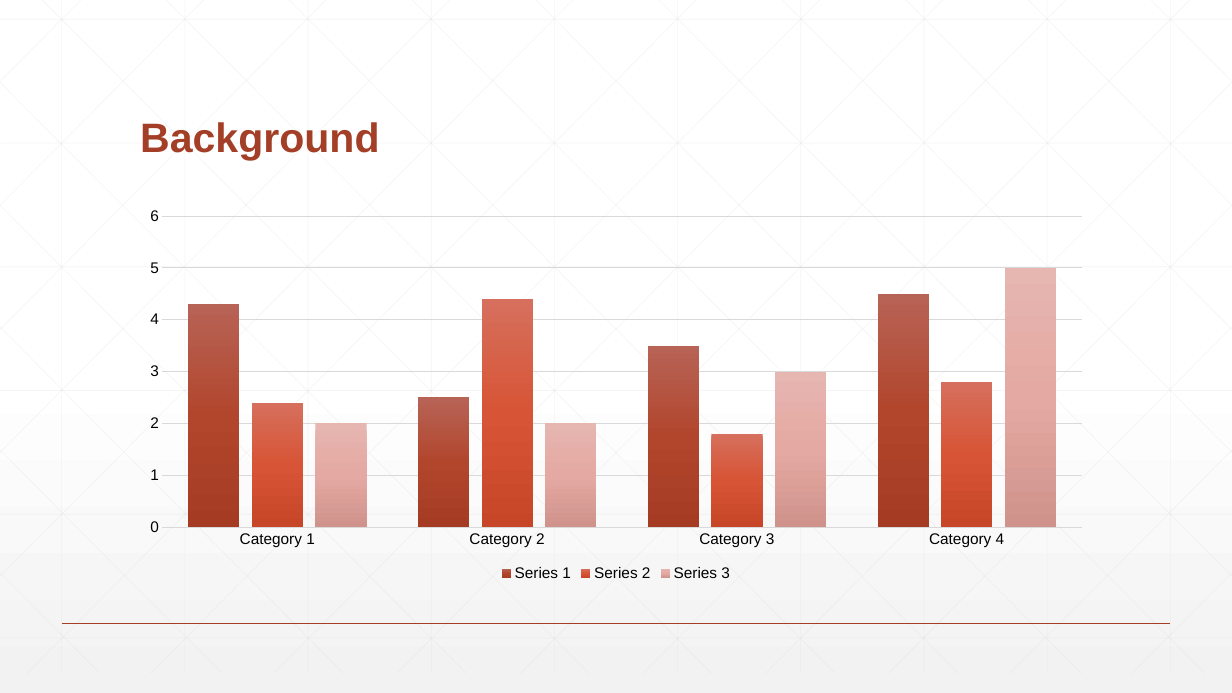
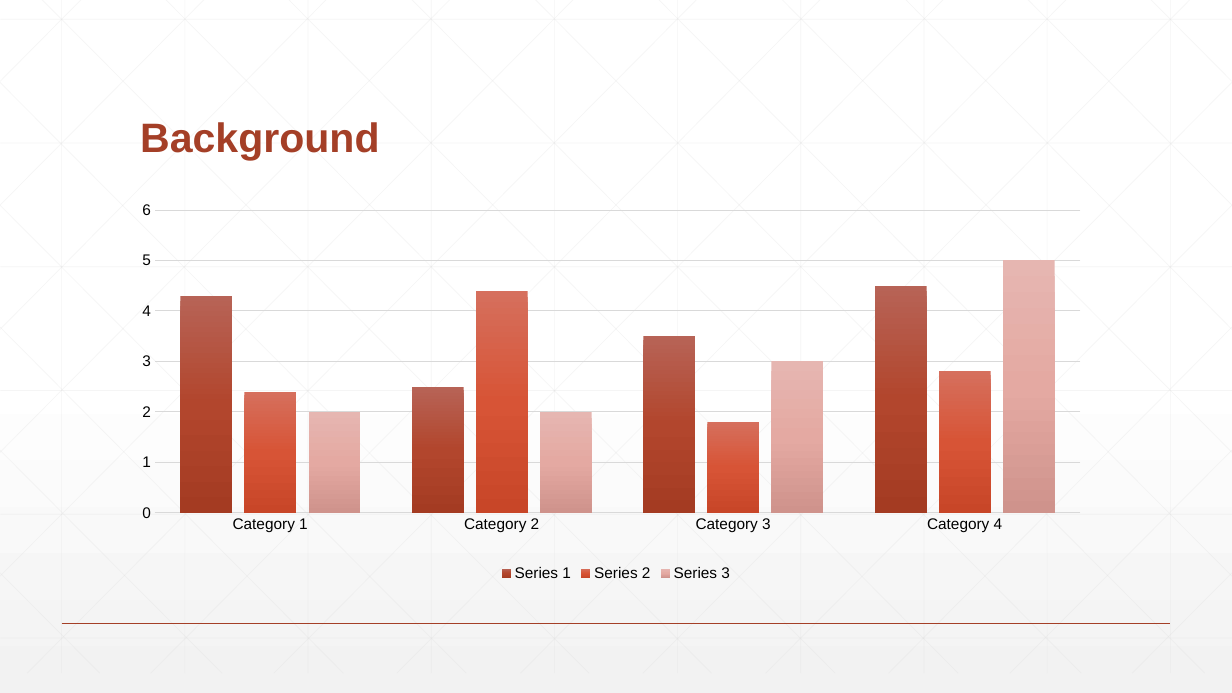
Before and after one commit to Demostroyer/interview-project, a slide deck: slide 3 of presentation/Thesis Presentation.pptx. Drawn at 1232x693 pixels with LibreOffice and Linux fonts; fonts in the diff are those of the drawing. Boxes give left, top, right and bottom in pixels: in the first picture for what was removed or moved away, otherwise in the second. Text is boxed around its words. In the diff, an @@ line names an element or a change of style, - is before the commit and + after.

```diff
--- a/presentation/Thesis Presentation.pptx
+++ b/presentation/Thesis Presentation.pptx
@@ column chart at box(131, 201, 1102, 586) @@
@@ plot area changed @@
```
Also in this commit, not shown: 1 slide added, 1 slide removed.
